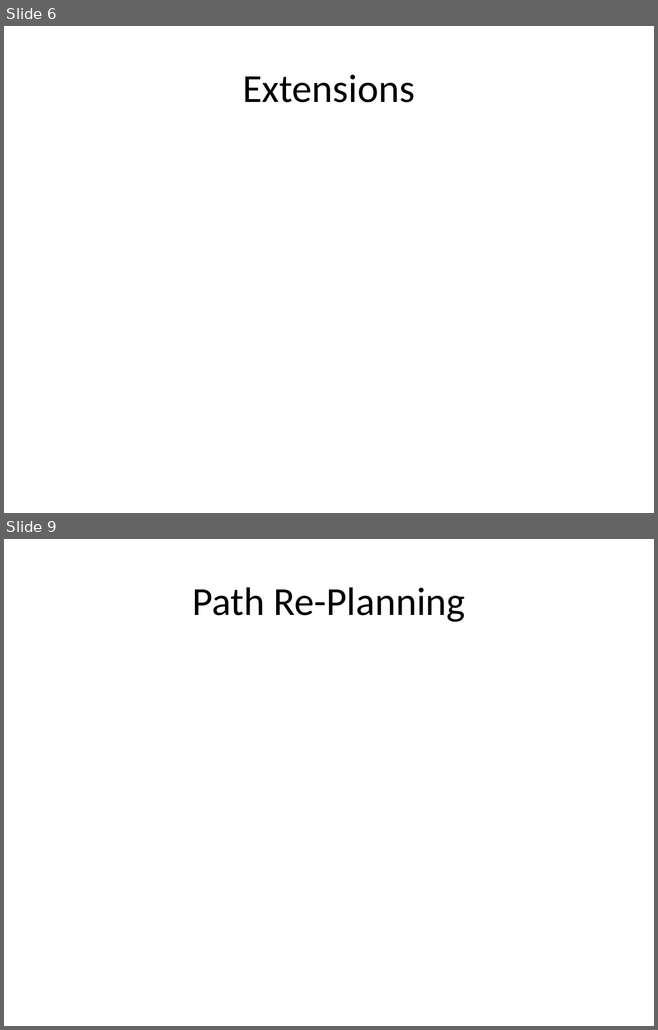
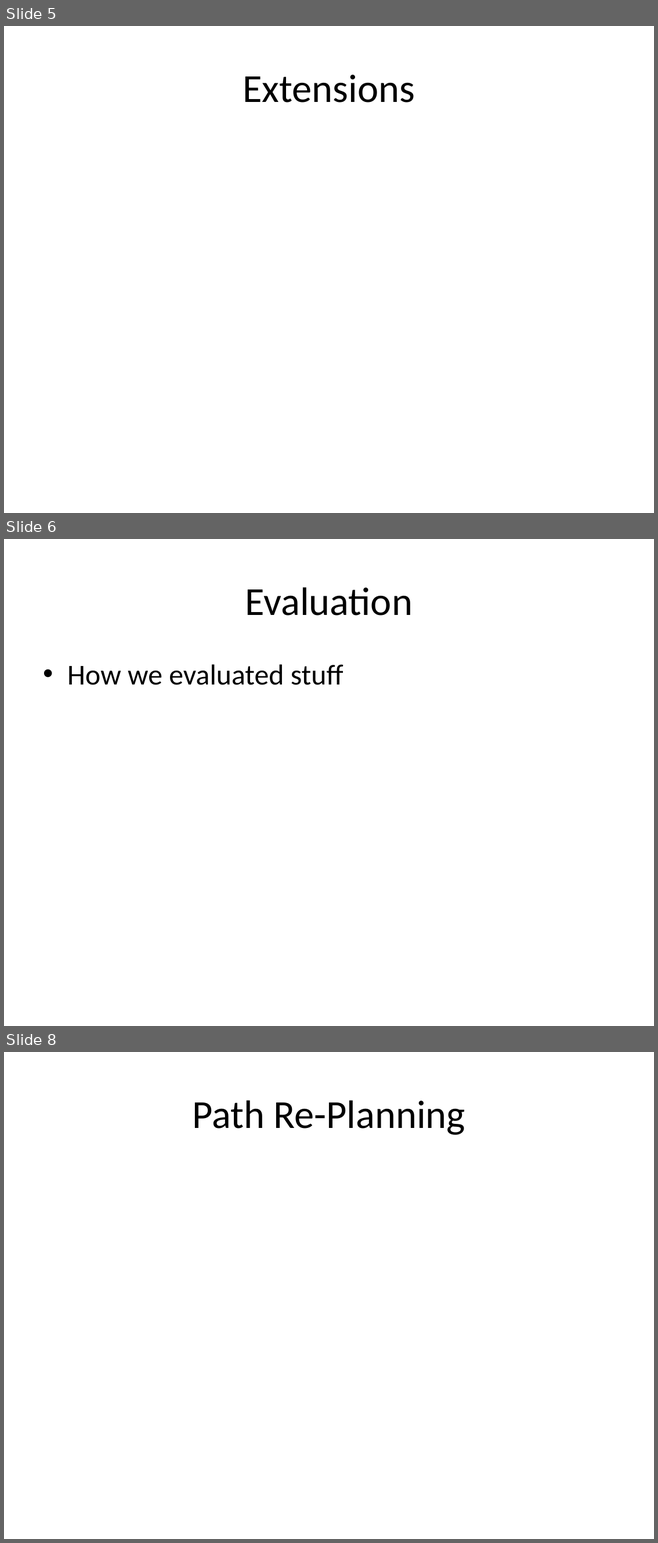
Before and after one commit to yulinzhang/vlerrt, a slide deck: docs/presentation/presentation.pptx. Shown one above the other, each under a label of ours: slides 6 and 9 before the commit, slides 5, 6 and 8 after it; the slides between them are not shown. The pictures are 658x1030 and 658x1543 pixels, drawn with LibreOffice and Linux fonts; fonts in the diff are those of the drawing. Boxes give left, top, right and bottom in pixels: in the first picture for what was removed or moved away, otherwise in the second. Text is boxed around its words. In the diff, an @@ line names an element or a change of style, - is before the commit and + after.

```diff
--- a/docs/presentation/presentation.pptx
+++ b/docs/presentation/presentation.pptx
@@ slide 6 added at box(4, 539, 654, 1026), background #FFFFFF @@
@@ title added at box(245, 587, 412, 616), 44 pt, text #000000 @@
+Evaluation
@@ text added at box(67, 664, 343, 685), 32 pt, text #000000 @@
+• How we evaluated stuff
@@ what was slide 6 is now slide 5 @@
@@ what was slide 9 is now slide 8 @@
```
Also in this commit, not shown: 1 slide changed, 1 other slide added, 3 slides removed.
